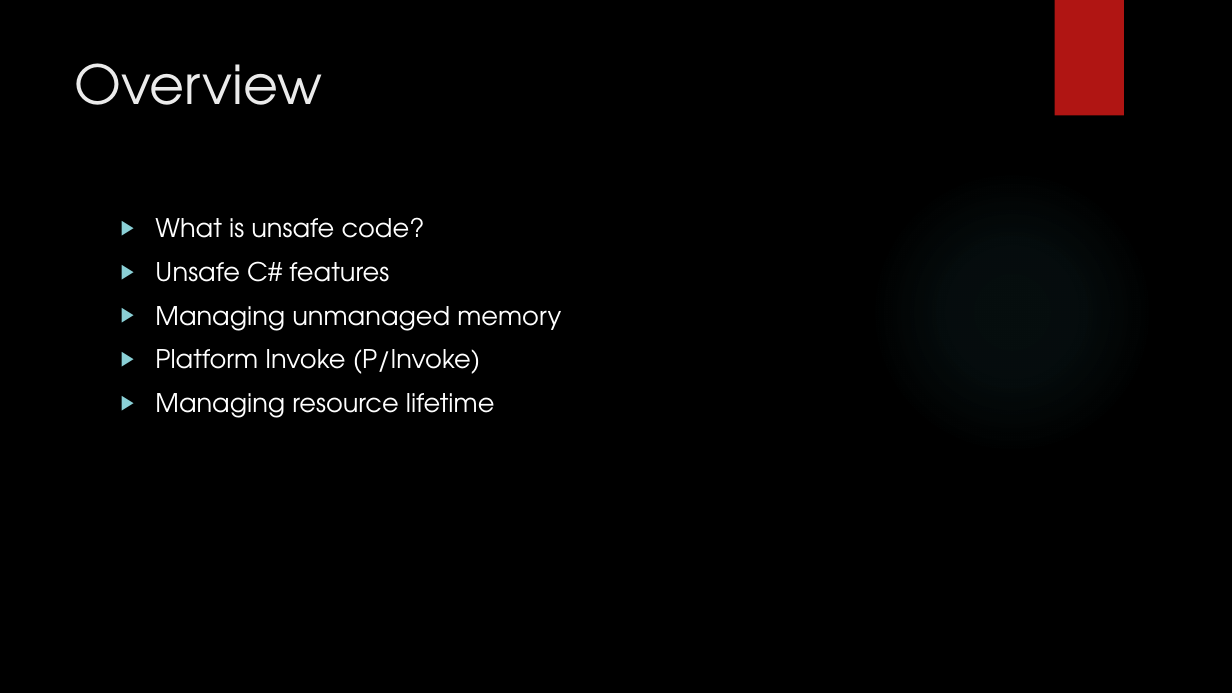
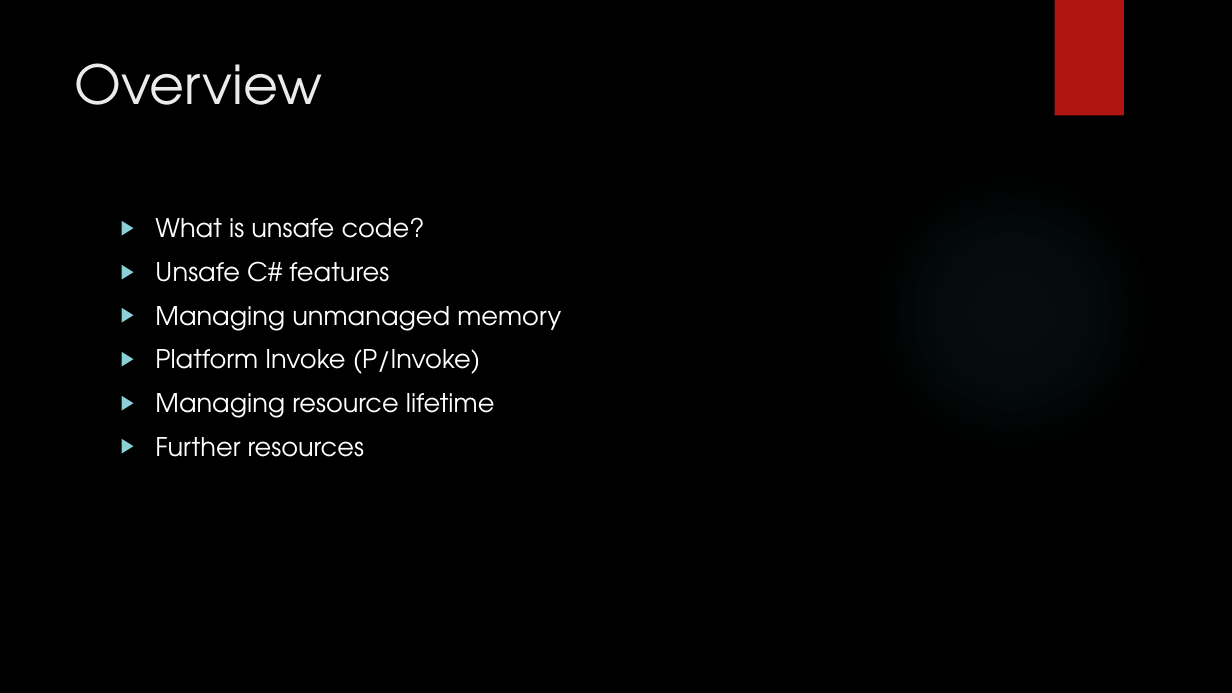
Before and after one commit to dennisdietrich/UnsafeCSharp, a slide deck: slide 2 of doc/Introduction to unsafe C#.pptx. Drawn at 1232x693 pixels with LibreOffice and Linux fonts; fonts in the diff are those of the drawing; background and template pictures are left out. Boxes give left, top, right and bottom in pixels: in the first picture for what was removed or moved away, otherwise in the second. Text is boxed around its words. In the diff, an @@ line names an element or a change of style, - is before the commit and + after.

```diff
--- a/doc/Introduction to unsafe C#.pptx
+++ b/doc/Introduction to unsafe C#.pptx
@@ text at [155,437,364,457]: paragraph added @@
+▶ Further resources
```
Also in this commit, not shown: 1 other slide changed, 9 slides added, 2 other files.
